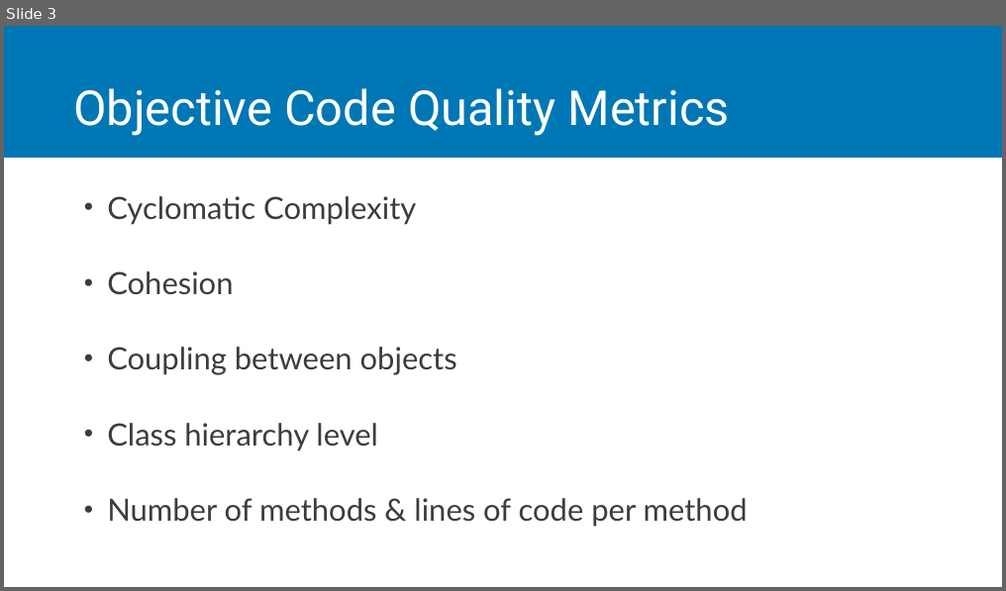
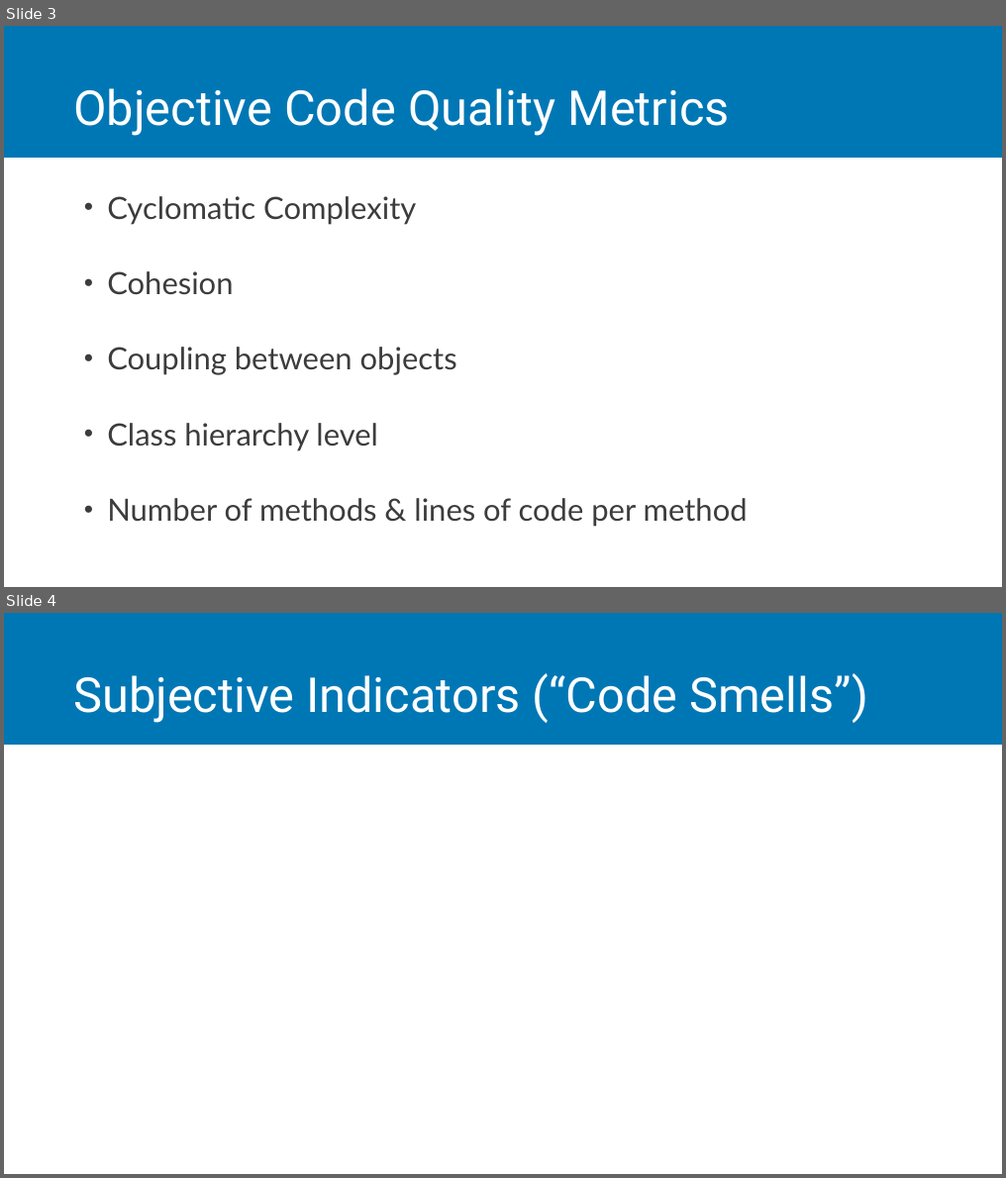
Before and after one commit to jchadwick/CustomizingAspNetMvc, a slide deck: 01_02-CodeSmells.pptx. Shown one above the other, each under a label of ours: slide 3 before the commit, slides 3 and 4 after it. The pictures are 1006x591 and 1006x1178 pixels, drawn with LibreOffice and Linux fonts; fonts in the diff are those of the drawing. Boxes give left, top, right and bottom in pixels: in the first picture for what was removed or moved away, otherwise in the second. Text is boxed around its words. In the diff, an @@ line names an element or a change of style, - is before the commit and + after.

```diff
--- a/01_02-CodeSmells.pptx
+++ b/01_02-CodeSmells.pptx
@@ slide 4 added at (4,613,1002,1174), background #FFFFFF; not listed: 1 template element that a slide beside it also shows @@
@@ title added at (73,673,868,723), 46.4 pt, text #FFFFFF @@
+Subjective Indicators (“Code Smells”)
```
Also in this commit, not shown: 2 slides changed, 3 other slides added, 2 other files.
